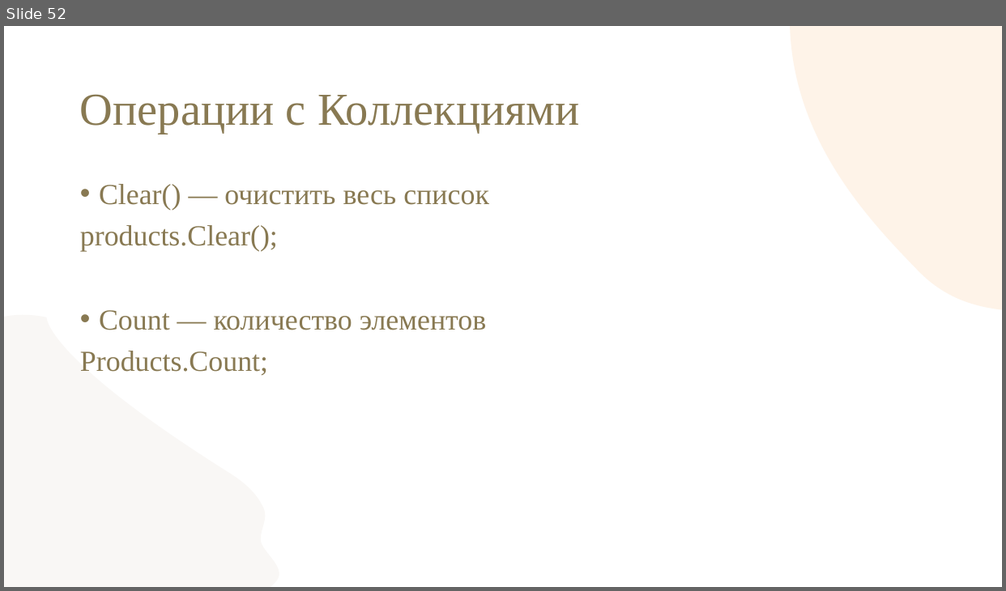
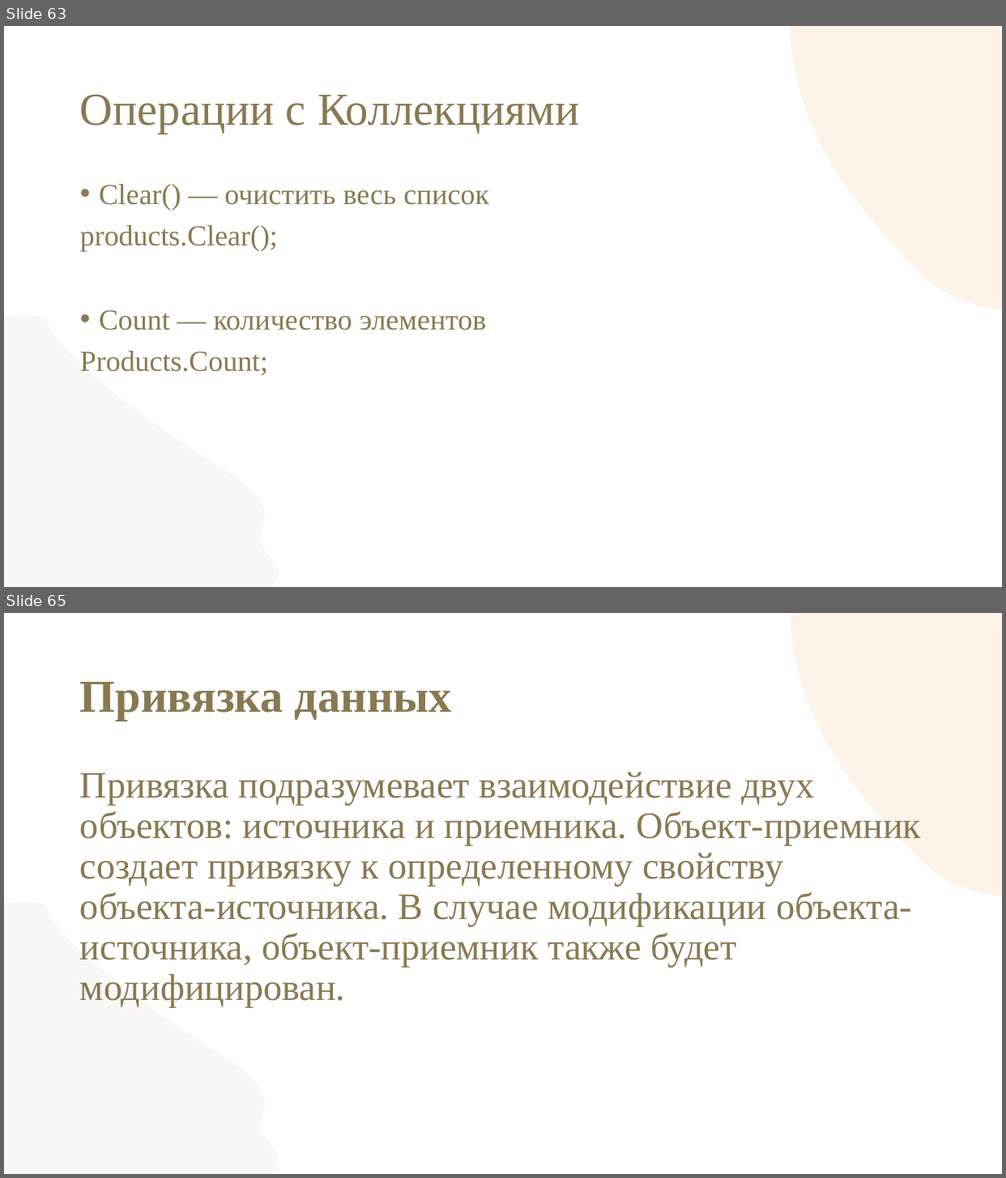
Before and after one commit to gheluag/demoexam_2026, a slide deck: Модуль 2/EF/EF.pptx. Shown one above the other, each under a label of ours: slide 52 before the commit, slides 63 and 65 after it; the slides between them are not shown. The pictures are 1006x591 and 1006x1178 pixels, drawn with LibreOffice and Linux fonts; fonts in the diff are those of the drawing; background and template pictures are left out. Boxes give left, top, right and bottom in pixels: in the first picture for what was removed or moved away, otherwise in the second. Text is boxed around its words. In the diff, an @@ line names an element or a change of style, - is before the commit and + after.

```diff
--- a/Модуль 2/EF/EF.pptx
+++ b/Модуль 2/EF/EF.pptx
@@ slide 65 added at (4, 613, 1002, 1174), background #FFFFFF; not listed: 2 template elements that a slide beside it also shows @@
@@ title added at (80, 682, 452, 721), 44 pt, text #887952, bold @@
+Привязка данных
@@ text added at (80, 772, 922, 1007), 36 pt, text #887952 @@
+Привязка подразумевает взаимодействие двух объектов: источника и приемника. Объект-приемник создает привязку к определенному свойству объекта-источника. В случае модификации объекта-источника, объект-приемник также будет модифицирован.
@@ what was slide 52 is now slide 63 @@
```
Also in this commit, not shown: 10 slides changed, 14 other slides added, 37 other files.
